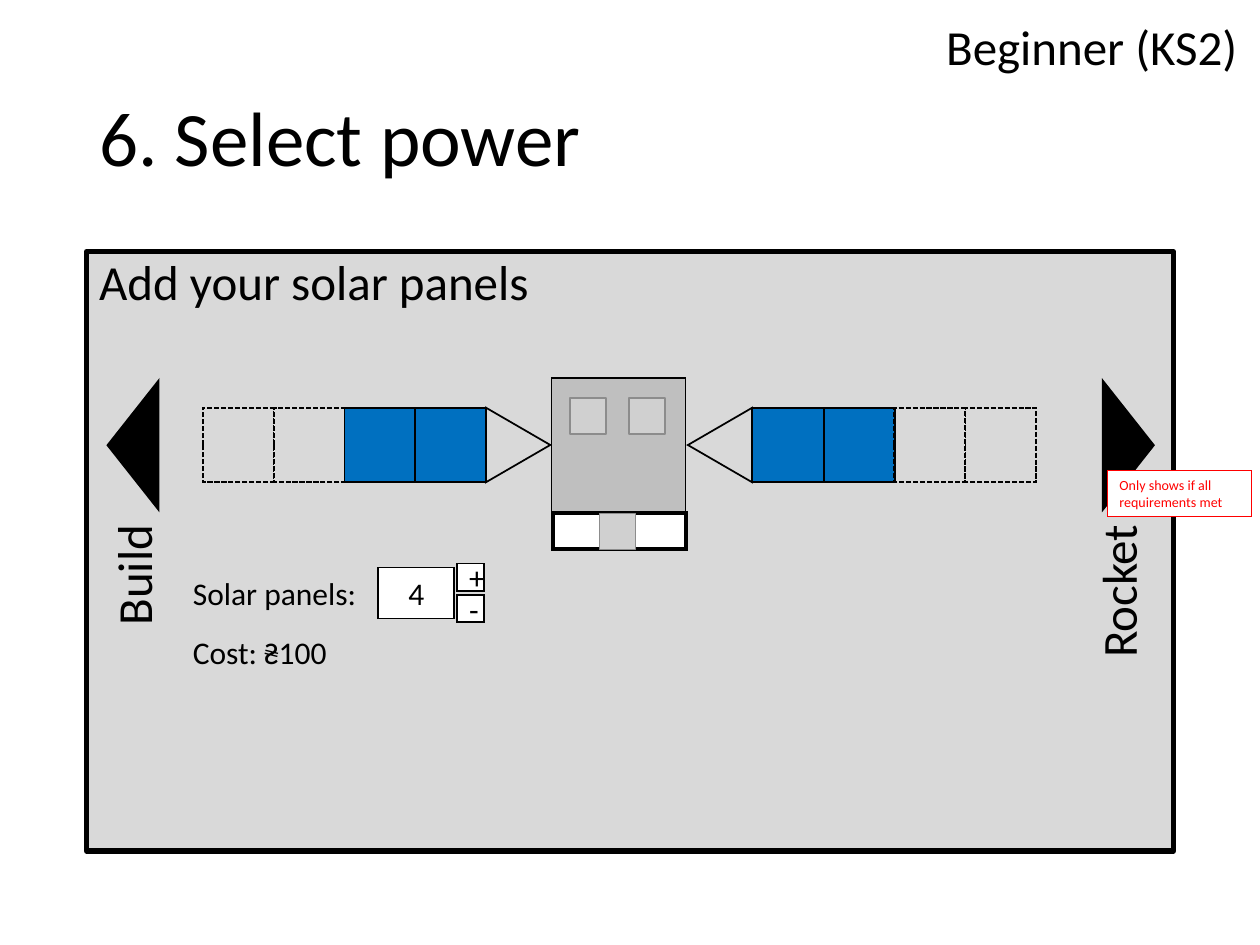
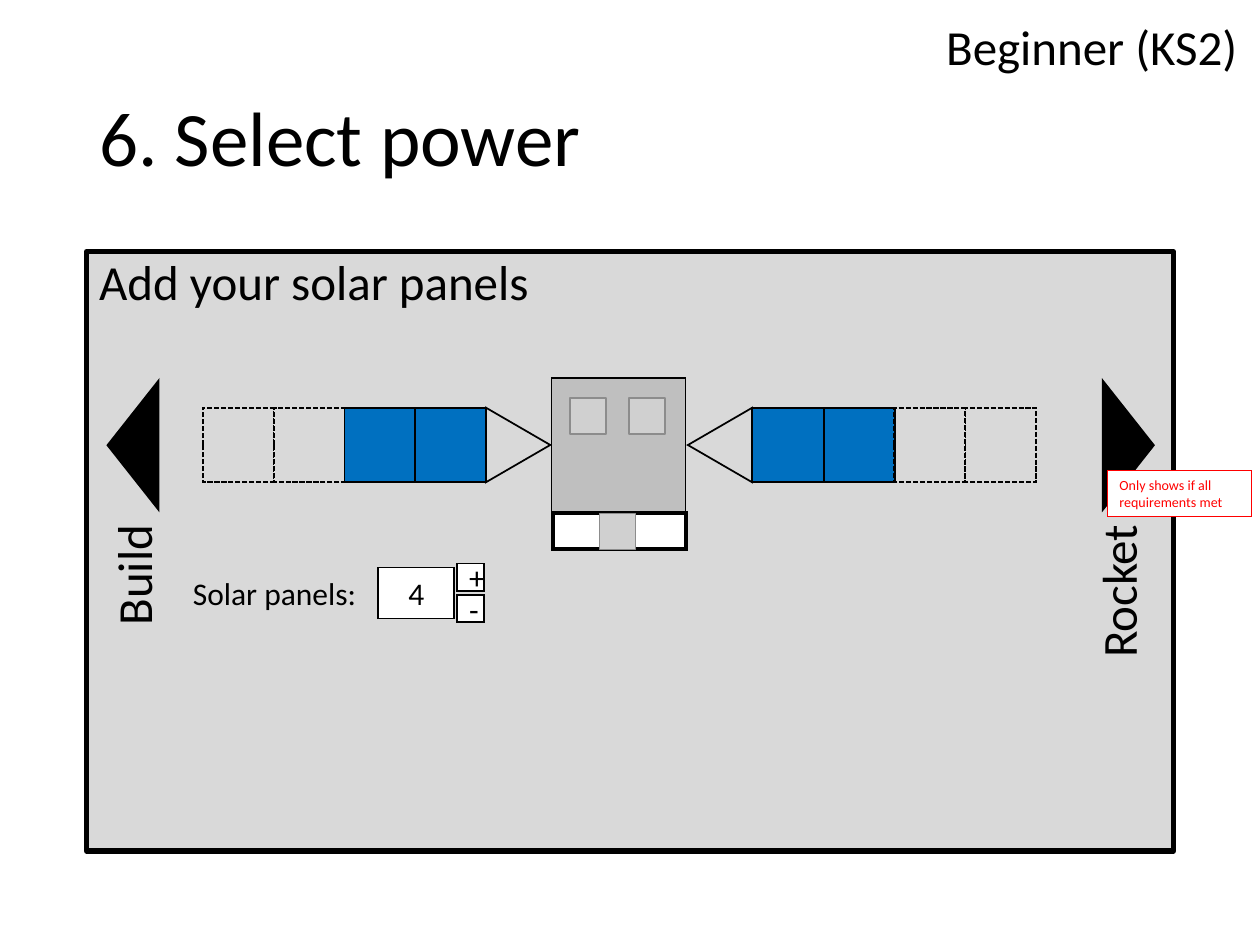
Before and after one commit to chrisnorth/classroom-rocket-scientist, a slide deck: slide 9 of outline_beginner.pptx. Drawn at 1260x945 pixels with LibreOffice and Linux fonts; fonts in the diff are those of the drawing; grey boxes stand for pictures. Boxes give left, top, right and bottom in pixels: in the first picture for what was removed or moved away, otherwise in the second. Text is boxed around its words. In the diff, an @@ line names an element or a change of style, - is before the commit and + after.

```diff
--- a/outline_beginner.pptx
+++ b/outline_beginner.pptx
@@ text removed at [193,643,326,665] @@
-Cost: ₴100
```
Also in this commit, not shown: 3 other slides changed, 3 other files.
